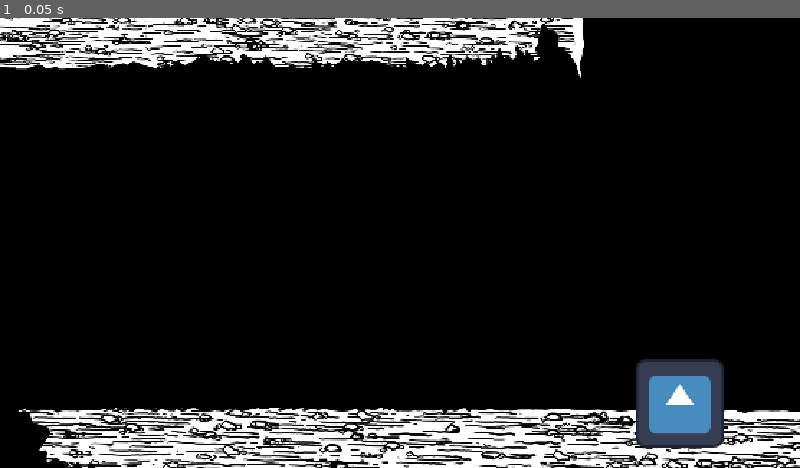
Above: before the commit, frame 1.
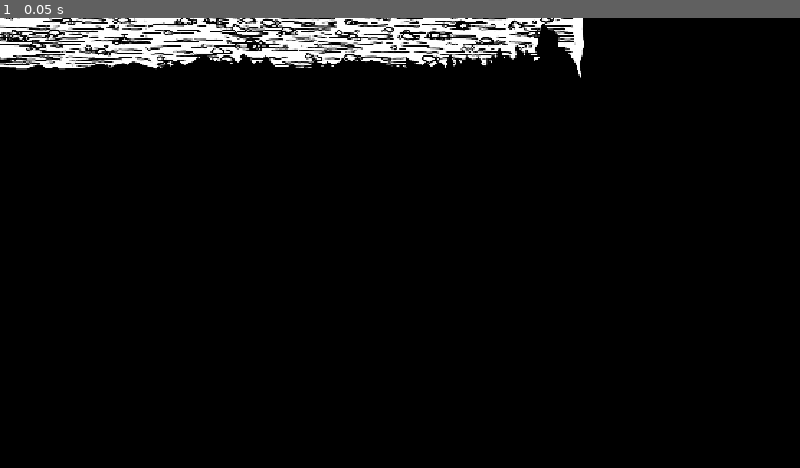
Above: after the commit, the same moment.

Repository: gostke/timeverns
Game: Godot game, scene res://levels/level_1.tscn
Two runs of this game, one before a commit and one after it. Both use one fixed random seed, a clock stepped at 60 frames per second and the inputs below. Before the commit the project starts from res://levels/level_2.tscn. The engine's default icon, where the game draws it, is replaced by a stand-in: a white triangle on a blue panel in a dark square.
Inputs:
- Up to frame 1 (0.05 s): no input

The runs differ from the first frame. In frame 1, 11% of the frame differs, in the area x 2-100%, y 0-100%.

Commit message:
pressure plate

Diff:
--- a/levels/interactable/pressure_plate.gd
+++ b/levels/interactable/pressure_plate.gd
@@ -1,7 +1,14 @@
 extends Switch
 
 func _physics_process(_delta: float) -> void:
+
 	if $Area2D.get_overlapping_bodies().is_empty():
 		is_pressed = false
 	else:
 		is_pressed = true
+
+	switch_sprites()
+
+func switch_sprites() -> void:
+	$Unpressed.visible = not is_pressed
+	$Pressed.visible = is_pressed
--- a/levels/interactable/pressure_plate.tscn
+++ b/levels/interactable/pressure_plate.tscn
@@ -1,25 +1,32 @@
-[gd_scene load_steps=4 format=3 uid="uid://cbro1fup3i8uv"]
+[gd_scene load_steps=6 format=3 uid="uid://cbro1fup3i8uv"]
 
-[ext_resource type="Script" uid="uid://dfvdwpkrwn0wx" path="res://levels/pressure_plate.gd" id="1_n667r"]
-[ext_resource type="Texture2D" uid="uid://bqxn11rl4ljcr" path="res://icon.svg" id="1_xaqss"]
+[ext_resource type="Script" uid="uid://dfvdwpkrwn0wx" path="res://levels/interactable/pressure_plate.gd" id="1_n667r"]
+[ext_resource type="Texture2D" uid="uid://b05d5csjw8ghq" path="res://sprites/OBJECTS.png" id="2_2hrdp"]
+
+[sub_resource type="AtlasTexture" id="AtlasTexture_bef3c"]
+atlas = ExtResource("2_2hrdp")
+region = Rect2(1601.5922, 347.1053, 241.1842, 109.30264)
+
+[sub_resource type="AtlasTexture" id="AtlasTexture_2hrdp"]
+atlas = ExtResource("2_2hrdp")
+region = Rect2(1846.2365, 359.57828, 242.11731, 83.971344)
 
 [sub_resource type="RectangleShape2D" id="RectangleShape2D_xaqss"]
-size = Vector2(41, 8)
+size = Vector2(220, 31)
 
 [node name="PressurePlate" type="StaticBody2D"]
 script = ExtResource("1_n667r")
 
-[node name="Sprite2D2" type="Sprite2D" parent="."]
-position = Vector2(0, -2.7500029)
-scale = Vector2(0.89665747, 0.2304688)
-texture = ExtResource("1_xaqss")
+[node name="Unpressed" type="Sprite2D" parent="."]
+texture = SubResource("AtlasTexture_bef3c")
 
-[node name="CollisionPolygon2D" type="CollisionPolygon2D" parent="."]
-polygon = PackedVector2Array(-54, 12, -21, -17, 1.9224396, -17.000004, 25, -17, 55, 12)
+[node name="Pressed" type="Sprite2D" parent="."]
+texture = SubResource("AtlasTexture_2hrdp")
 
 [node name="Area2D" type="Area2D" parent="."]
+position = Vector2(1, -5)
 collision_mask = 2
 
 [node name="CollisionShape2D" type="CollisionShape2D" parent="Area2D"]
-position = Vector2(1.5, -23)
+position = Vector2(0, -15)
 shape = SubResource("RectangleShape2D_xaqss")
--- a/levels/level_1.tscn
+++ b/levels/level_1.tscn
@@ -1,15 +1,10 @@
-[gd_scene load_steps=15 format=3 uid="uid://cxsx1lcvou6nm"]
+[gd_scene load_steps=11 format=3 uid="uid://cxsx1lcvou6nm"]
 
 [ext_resource type="PackedScene" uid="uid://cwisekllj2ety" path="res://levels/template_level.tscn" id="1_vn7o3"]
-[ext_resource type="Script" path="res://levels/level_1.gd" id="2_btoec"]
-[ext_resource type="PackedScene" uid="uid://efahif683vjg" path="res://player/human.tscn" id="2_jirdo"]
+[ext_resource type="Script" uid="uid://cb4luq5s1mgst" path="res://levels/level_1.gd" id="2_btoec"]
 [ext_resource type="Texture2D" uid="uid://bqxn11rl4ljcr" path="res://icon.svg" id="3_bt44k"]
-[ext_resource type="Texture2D" uid="uid://bdxcgeu0tvdwf" path="res://sprites/FLOOR 2.png" id="3_l53as"]
 [ext_resource type="PackedScene" uid="uid://cr24k45xsf0ec" path="res://levels/interactable/door.tscn" id="4_kx6l7"]
 [ext_resource type="PackedScene" uid="uid://cbro1fup3i8uv" path="res://levels/interactable/pressure_plate.tscn" id="4_n46q3"]
-[ext_resource type="Texture2D" uid="uid://be7sbf68iy3vj" path="res://sprites/FLOOR 1.png" id="8_3sk1a"]
-
-[sub_resource type="WorldBoundaryShape2D" id="WorldBoundaryShape2D_vn7o3"]
 
 [sub_resource type="RectangleShape2D" id="RectangleShape2D_kx6l7"]
 size = Vector2(62.49999, 19.318165)
@@ -30,25 +25,8 @@
 [node name="Level1" instance=ExtResource("1_vn7o3")]
 script = ExtResource("2_btoec")
 
-[node name="WorldFloor" type="StaticBody2D" parent="." index="1"]
-
-[node name="CollisionShape2D" type="CollisionShape2D" parent="WorldFloor" index="0"]
-position = Vector2(621, 651)
-scale = Vector2(-6.72764, 1.4730161)
-shape = SubResource("WorldBoundaryShape2D_vn7o3")
-
-[node name="FloorSecond" type="Sprite2D" parent="WorldFloor" index="1"]
-position = Vector2(1001.50006, 490)
-scale = Vector2(0.5762857, 0.47376865)
-texture = ExtResource("3_l53as")
-
-[node name="Human" parent="." index="2" instance=ExtResource("2_jirdo")]
-position = Vector2(76, 631)
-
-[node name="Camera2D" type="Camera2D" parent="Human" index="3"]
-zoom = Vector2(1.6, 1.6)
-
-[node name="Environment" type="Node2D" parent="." index="3"]
+[node name="Environment" type="Node2D" parent="." index="1"]
+position = Vector2(-892, -737)
 
 [node name="MapTiles" type="Node2D" parent="Environment" index="0"]
 
@@ -133,9 +111,10 @@
 [node name="PressurePlate" parent="Environment" index="2" instance=ExtResource("4_n46q3")]
 position = Vector2(827, 449)
 
-[node name="FloorFIrst" type="Sprite2D" parent="." index="5"]
-position = Vector2(991, 409)
-scale = Vector2(0.6, 0.6)
-texture = ExtResource("8_3sk1a")
+[node name="Background3" parent="Decorations" index="0"]
+scroll_offset = Vector2(16, -68)
+
+[node name="Sprite2D" parent="Decorations/Background3" index="0"]
+position = Vector2(54, -40)
 
 [editable path="Environment/Door"]
--- a/levels/level_2.tscn
+++ b/levels/level_2.tscn
@@ -25,7 +25,6 @@
 
 [node name="Human" parent="." index="3" instance=ExtResource("2_v5uil")]
 position = Vector2(316, 616)
-is_player = true
 
 [node name="Door" parent="." index="4" instance=ExtResource("3_0srwa")]
 position = Vector2(979, 555)
--- a/project.godot
+++ b/project.godot
@@ -11,7 +11,7 @@
 [application]
 
 config/name="timeverns"
-run/main_scene="uid://b76umv2mgaeeh"
+run/main_scene="uid://cxsx1lcvou6nm"
 config/features=PackedStringArray("4.5", "GL Compatibility")
 config/icon="res://icon.svg"
 
Not shown, changed: music/Puzzled past MASTERED.wav.import
Not shown, changed: music/bombThrow.wav.import
Not shown, added: music/bombTime.wav.import
Not shown, added: music/buttonPress.wav.import
Not shown, added: music/buttonUnpress.wav.import
Not shown, added: music/doorOpening.wav.import
Not shown, added: music/explosion.wav.import
Not shown, changed: music/jumpjump1.wav.import
Not shown, changed: music/jumpjump2.wav.import
Not shown, changed: music/jumpjump3.wav.import
Not shown, changed: music/jumpjump4.wav.import
Not shown, changed: music/jumpjumpNEW1.wav.import
(and 10 more such lines)
